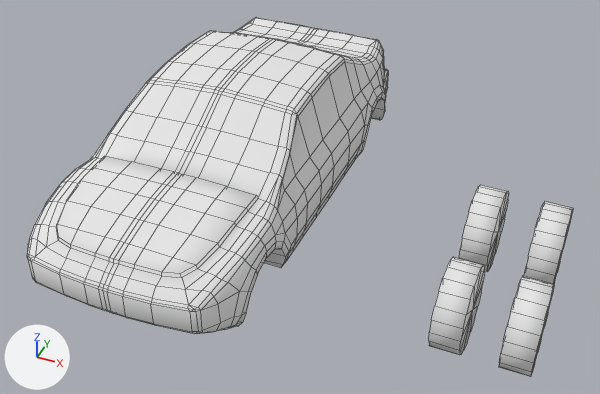
Two versions of the Blender file models/Car_LowPoly_Red_modified.blend, one commit apart.
Both versions are drawn from a 50 mm lens placed at (7.02, -13.46, 9.97), pointed at (1.71, -1.14, 0.17). The lights are fixed; the arrows at lower left show +X, +Y and +Z. Mesh edges are drawn as thin lines.

In view in the first picture: 'Car_Red', 'TireFD', 'TireFP', 'TireRD', 'TireRP'.
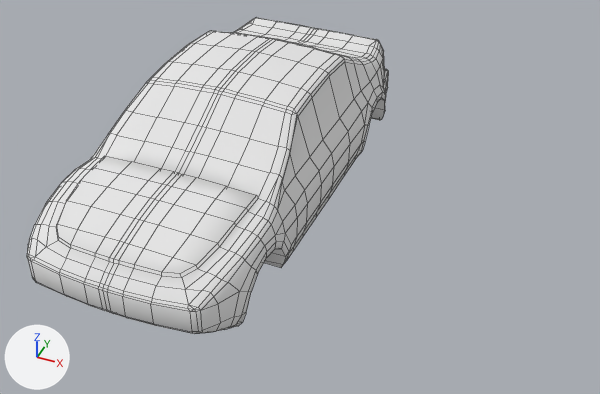
What differs and where, as boxes (x1, y1, x2, y2) in the pictures (600 x 394 px):
```json
{"object": "TireFD", "change": "deleted", "before": [429, 257, 485, 355]}
{"object": "TireFP", "change": "deleted", "before": [499, 276, 554, 377]}
{"object": "TireRD", "change": "deleted", "before": [459, 185, 508, 272]}
{"object": "TireRP", "change": "deleted", "before": [524, 202, 573, 284]}
```

Edits to the scene script, one JSON object a line:
```json
{"op": "remove", "block": "ob_tirerp", "code": ["ob_tirerp = bpy.data.objects.new('TireRP', me_cylinder_003)", "ob_tirerp.location = (6.53, -1.03, 0.39)"]}
{"op": "remove", "block": "ob_tirerd", "code": ["ob_tirerd = bpy.data.objects.new('TireRD', me_cylinder_001)", "ob_tirerd.location = (5.35, -0.91, 0.35)"]}
{"op": "remove", "block": "ob_tirefd", "code": ["ob_tirefd = bpy.data.objects.new('TireFD', me_cylinder)", "ob_tirefd.location = (5.42, -3.14, 0.35)"]}
{"op": "remove", "block": "ob_tirefp", "code": ["ob_tirefp = bpy.data.objects.new('TireFP', me_cylinder_002)", "ob_tirefp.location = (6.57, -3.15, 0.34)"]}
```
